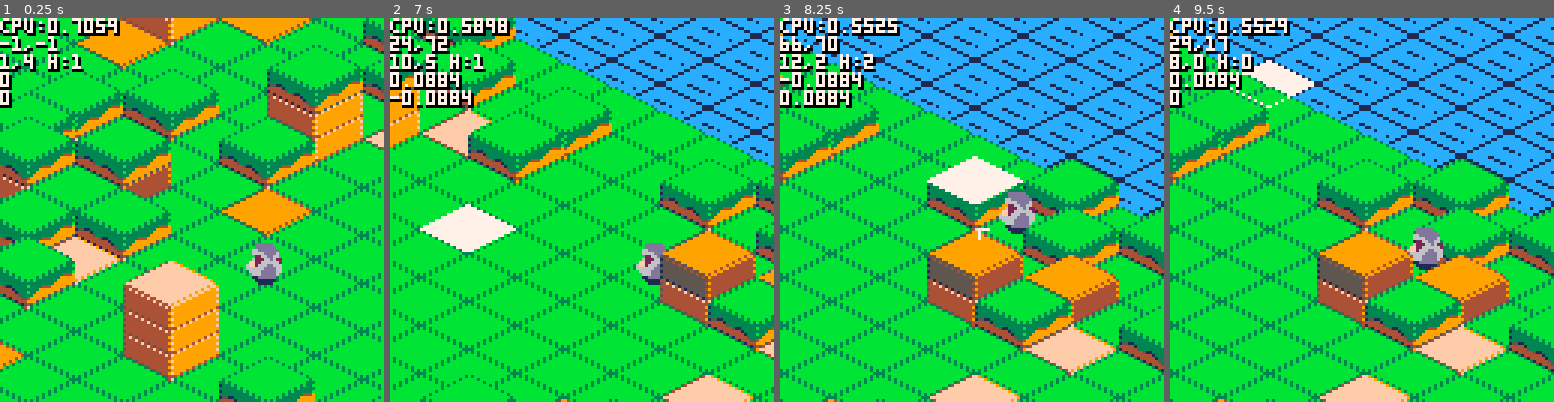
Above: before the commit, frames 1-4 (left to right).
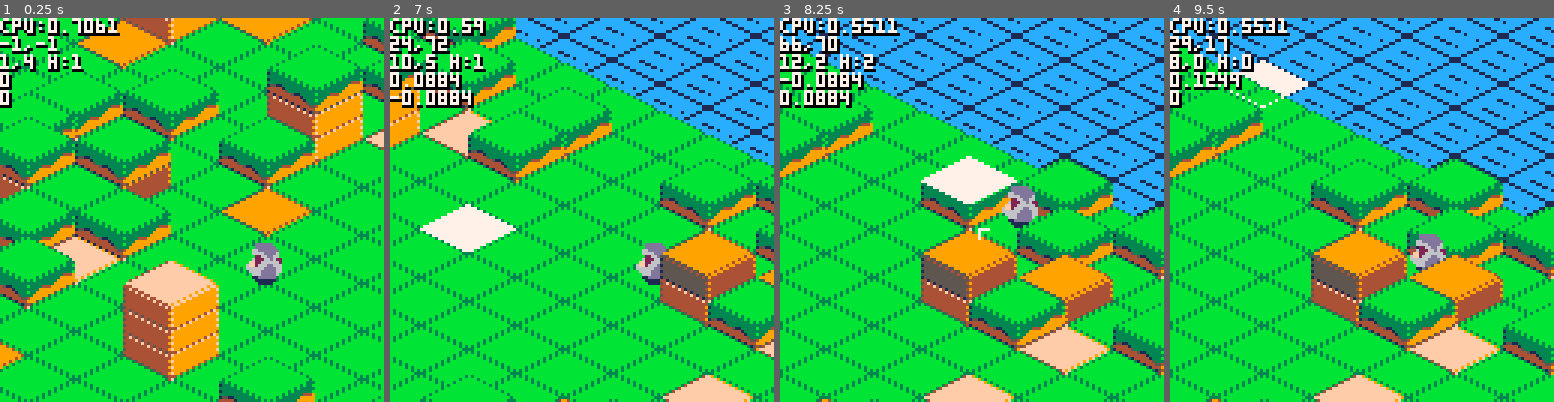
Above: after the commit, the same moments.

Repository: pvan/pico8
Game: PICO-8 cartridge island.p8
Two runs of this game, one before a commit and one after it. Both use one fixed random seed, a clock stepped at 60 frames per second and the inputs below.
Inputs (mouse positions are in pixels of both pictures, inside the frame that each line leads up to):
- Up to frame 1 (0.25 s): no input
- Up to frame 2 (7 s): tap X (X key) at 0.33, 1.07, 1.85, 2.97, 4.08, 5.2, 6.32 s; click (670, 121) at 0.67 s; tap O (Z key) at 0.7, 1.7, 2.1, 2.5, 2.9, 3.3, 3.7, 4.1, 4.5, 4.9, 5.3, 5.7, 6.1, 6.5, 6.9 s; click (436, 267) at 1.22 s; hold Right 1.6-2.1 s; click (497, 114) at 1.77 s; hold Up 2.15-2.42 s; click (562, 259) at 2.32 s; hold Right 2.47-3.03 s; click (624, 106) at 2.87 s; hold Left 3.08-3.58 s; click (685, 256) at 3.42 s; hold Down 3.63-3.97 s; click (451, 102) at 3.97 s; hold Right 4.02-4.68 s; click (512, 248) at 4.52 s; hold Up 4.73-5.03 s; click (574, 94) at 5.07 s; hold Left 5.08-5.68 s; click (639, 244) at 5.62 s; hold Down 5.73-6.03 s; hold Right 6.08-6.58 s; click (701, 90) at 6.17 s; hold Right from 6.63 s (still down); click (466, 236) at 6.72 s
- Up to frame 3 (8.25 s): release Right at 7.13 s; hold Up 7.18-7.45 s; click (918, 83) at 7.27 s; tap O (Z key) at 7.3, 7.7, 8.1 s; tap X (X key) at 7.43 s; hold Right 7.5-8.07 s; click (979, 229) at 7.82 s; hold Left from 8.12 s (still down)
- Up to frame 4 (9.5 s): click (1434, 79) at 8.37 s; tap O (Z key) at 8.5, 8.9, 9.3 s; tap X (X key) at 8.55 s; release Left at 8.62 s; hold Down 8.67-9 s; click (1496, 225) at 8.92 s; hold Right from 9.05 s (still down); click (1258, 71) at 9.47 s

The runs differ from the first frame. In frame 1, 0.1% of the frame differs, in the area x 25-32%, y 0-5%; in frame 2, 0.3%; in frame 3, 23%; in frame 4, 24%, in the area x 0-100%, y 0-100%.

Commit message:
island: buttery smooth and accurate wall sliding

Diff:
--- a/island.p8
+++ b/island.p8
@@ -135,16 +135,19 @@
 -- print2("bck:"..backx..","..backy)
 
 
- --collision rects
+ --player collision rects
 -- draw_iso_rect2(pcol2())
--- ctest=7
--- if (rcol) ctest=10
--- if (r!=nil) draw_iso_rect2(r,ctest)
 -- draw_iso_rect2(newpcol,8)
 -- draw_iso_rect2(footrect(),1)
 
-
- --test collision rects
+ --world collision rects
+-- i=0
+-- for r in all(debugcolrects) do
+--  i+=1
+--  draw_iso_rect2(r,debugcolrectcols[i])
+-- end
+
+ --test rect collision code
 -- r={5,5,1,1}
 -- coltestcol=14
 -- if (rectcol2(r,pcol2())) coltestcol=5
@@ -252,6 +255,10 @@
 -->8
 --util
 
+
+function mag(x,y)
+ return sqrt(x*x+y*y)
+end
 
 function rndbw(l,h)
  return flr(rnd(h+1-l))+l
@@ -632,13 +639,18 @@
 	--new rect-based collision detection
 	allowx=true
 	allowy=true
+	debugcolrects={}
+ debugcolrectcols={}
+ atleastoneimpassable=false
 	nearcoords=nearest4coords()
 	for pos in all (nearcoords) do
 	 thists=tget(pos[1],pos[2])
 	 if #thists > jpos then
  	 r=isorect2(pos)
+ 	 add(debugcolrects,r)
  	 if rectcol2(r,newpcol) then
 
+ 	  add(debugcolrectcols,10)
  	  --only check individual x/y
  	  --(for sliding) if we
  	  --already know the combined
@@ -656,43 +668,99 @@
  	   allowy=false
  	  end
 
- 	  --if both x y individually
- 	  --are passable, need
- 	  --to disable one or both
- 	  --(both to stick at corners)
- 	  --(one to just pick a direction to slide)
- 	  if (allowx and allowy) then
- 	   --selectively choose x or y
- 	   --helps with sliding along long walls
--- 	   if (xstep<0 or ystep>0) or
--- 	      (xstep>0 and ystep>0)
--- 	   then
--- 	    allowx=false
--- 	   else
--- 	    allowy=false
---	    end
-
--- 	   allowx=false
--- 	   allowy=false
-
-       --alternate which
-       --kind of hacky
-       --but won't ever
-       --hang on a corner
-       --more than 1 frame
-			    if slidex then
-			     allowx=false
-			     slidex=false
-			    else
-			     allowy=false
-			     slidex=true
-		     end
-
- 	  end
-
+ 	  atleastoneimpassable=true
+
+ 	 else
+ 	  add(debugcolrectcols,7)
  	 end
 	 end
 	end
+
+
+ --special for outside corners
+ --(each x,y sep are passable)
+ --(but together they hit the corner)
+ --need to just pick a direction
+ --or not move anywhere
+ if (allowx and allowy) then
+  --(do this after all rects are
+  --(checked to make sure it's
+  --(an isolated outside corner)
+  if atleastoneimpassable then
+   allowx=false
+   allowy=false
+   --old method:
+ 		--(we were hanging when sliding on long walls)
+ 		--alternate which, kind of
+ 		--hacky but won't ever hang
+ 		--on a corner more than 1 frame
+--   if slidex then
+--    allowx=false
+--    slidex=false
+--   else
+--    allowy=false
+--    slidex=true
+--   end
+  end
+ end
+
+
+
+ --now we want to up our speed
+ --when sliding on walls for
+ --less jitter
+ --two methods:
+ --1. hacky way
+ -- just up by some fudge factor
+ --2. better way
+ -- use full speed, just change
+ -- direction. if moving fast
+ -- enough, we need to check
+ -- against walls again
+ hackysliding=false
+ if hackysliding then
+		if allowx and not allowy then
+		 xstep*=1.2
+	 end
+		if allowy and not allowx then
+		 ystep*=1.2
+	 end
+ else
+	 --if we up our speed too much,
+	 --we need to re-check for cols
+		if allowx and not allowy and xstep!=0 then
+	  if xstep<0 then xstep=-mag(xstep,ystep)
+	  else xstep=mag(xstep,ystep) end
+		 for pos in all (nearcoords) do
+			 thists=tget(pos[1],pos[2])
+			 if #thists > jpos then
+		 	 r=isorect2(pos)
+		 	 xnewpcol=pcol2()
+		   xnewpcol[1]+=xstep
+		 	 if rectcol2(r,xnewpcol) then
+		 	  allowx=false
+		 	 end
+		 	end
+		 end
+	 end
+		if allowy and not allowx and ystep!=0 then
+	  if ystep<0 then ystep=-mag(xstep,ystep)
+	  else ystep=mag(xstep,ystep) end
+		 for pos in all (nearcoords) do
+			 thists=tget(pos[1],pos[2])
+			 if #thists > jpos then
+		 	 r=isorect2(pos)
+		 	 ynewpcol=pcol2()
+		   ynewpcol[2]+=ystep
+		 	 if rectcol2(r,ynewpcol) then
+		 	  allowy=false
+		 	 end
+		 	end
+		 end
+		end
+	end
+
+
 	if (allowx) truepx+=xstep
 	if (allowy) truepy+=ystep
 
Not shown, changed: the music (__music__) section of island.p8
Not shown, changed: the sound effects (__sfx__) section of island.p8
